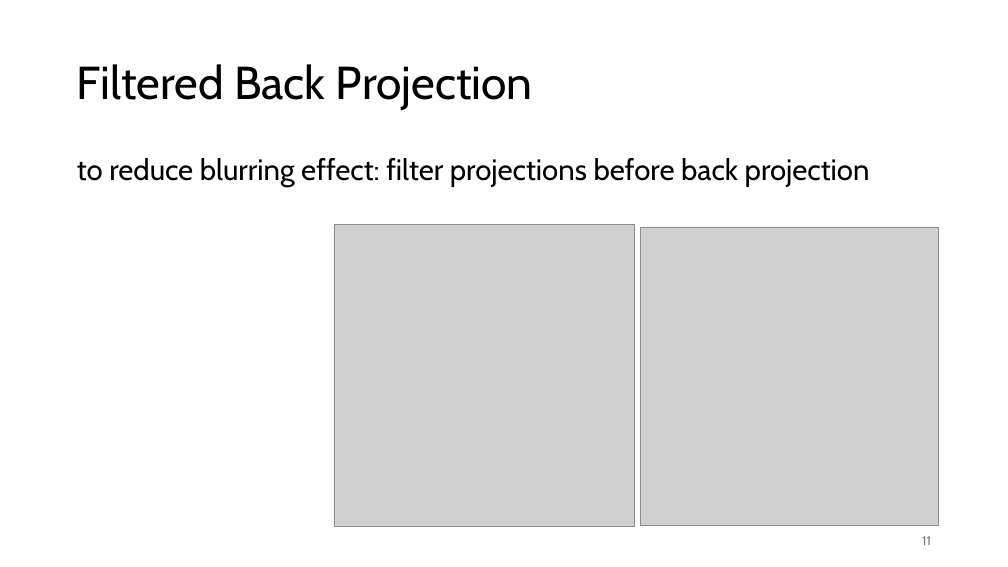
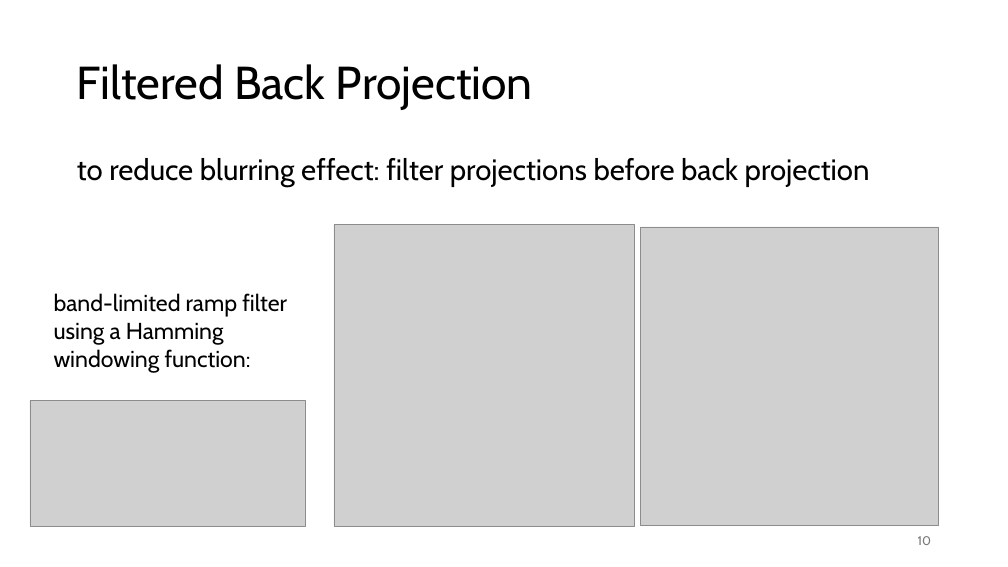
Before and after one commit to FelixWick/DL_images, a slide deck: slide 10 of slides/CT.pptx (slide 11 before the commit). Drawn at 1008x567 pixels with LibreOffice and Linux fonts; fonts in the diff are those of the drawing; grey boxes stand for pictures. Boxes give left, top, right and bottom in pixels: in the first picture for what was removed or moved away, otherwise in the second. Text is boxed around its words. In the diff, an @@ line names an element or a change of style, - is before the commit and + after.

```diff
--- a/slides/CT.pptx
+++ b/slides/CT.pptx
@@ text added at bbox=[54, 293, 287, 373], 22 pt, text #000000 @@
+band-limited ramp filter using a Hamming windowing function:
@@ picture added at bbox=[30, 400, 306, 526] @@
@@ page number at bbox=[918, 536, 931, 545]: text changed @@
-11
+10
```
Also in this commit, not shown: 3 other slides changed, 1 slide removed, 1 other file.
